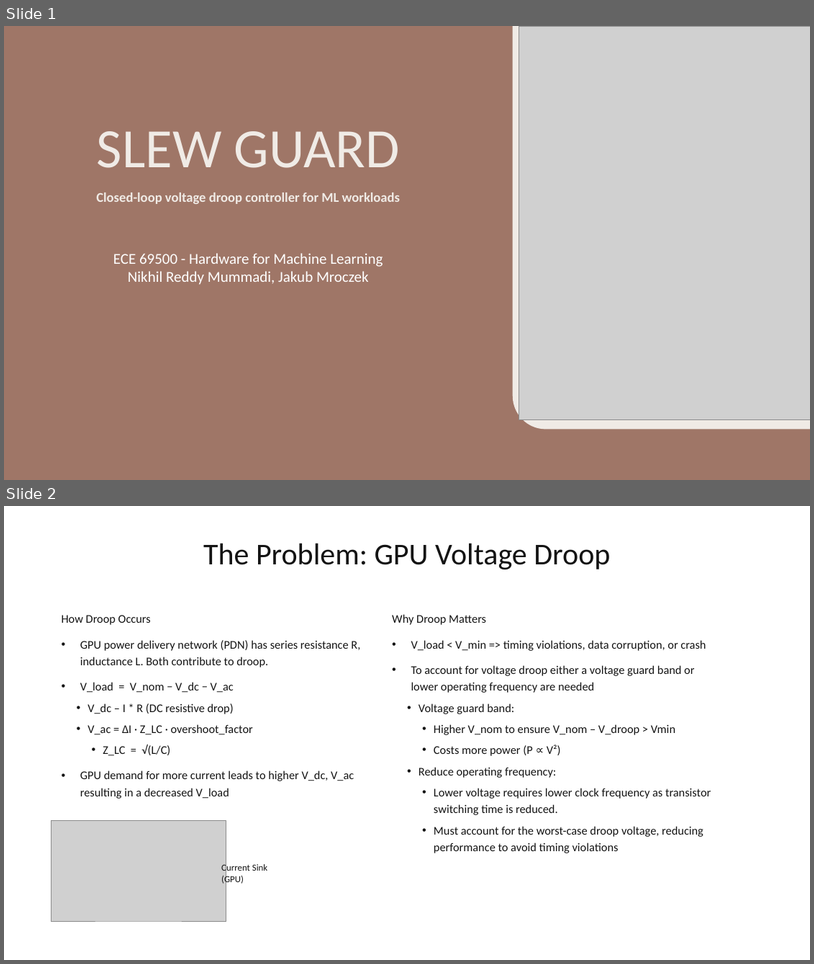
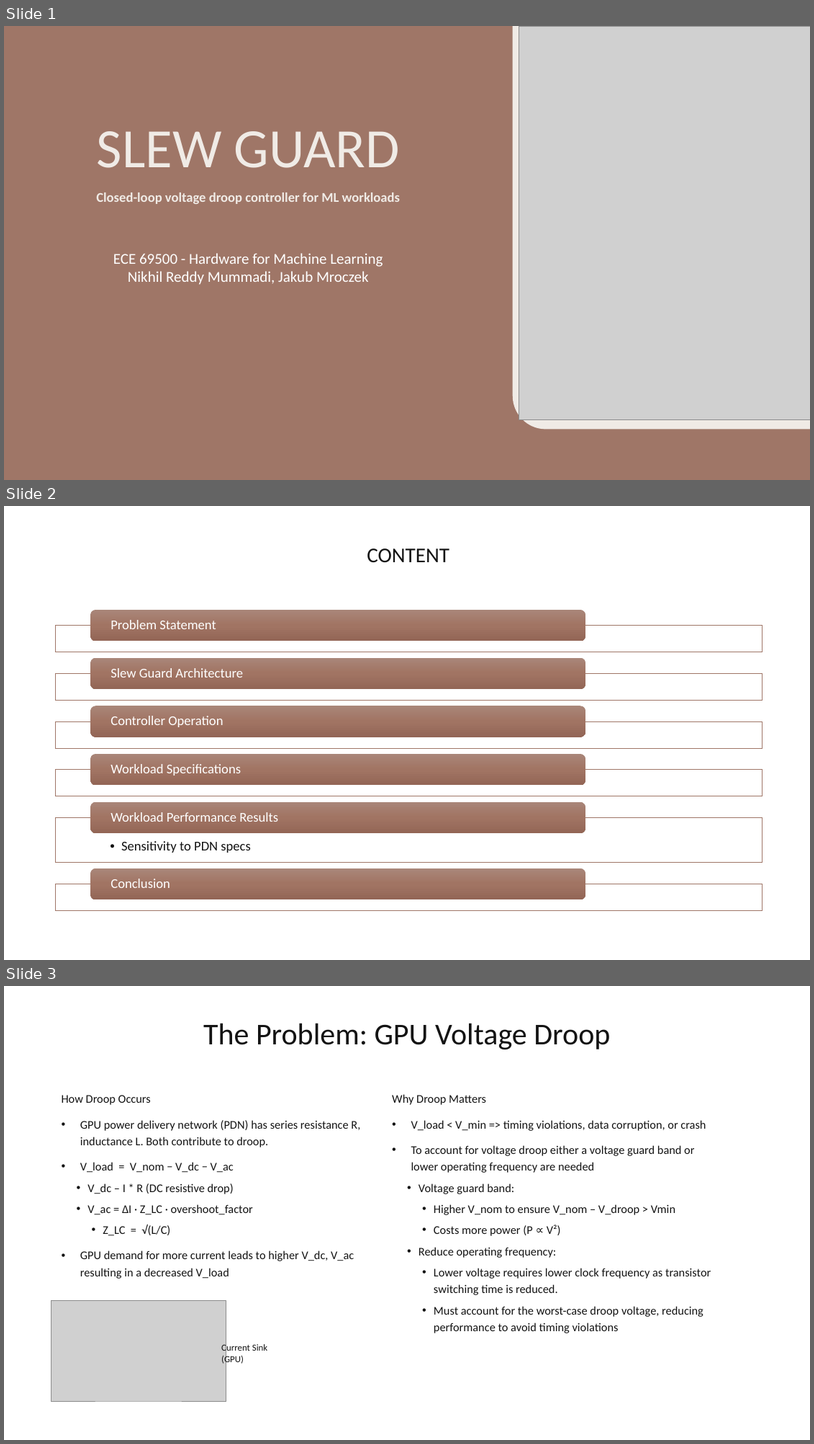
Before and after one commit to Jakub-Mroczek/SlewGuard, a slide deck: SlewGuard.pptx. Shown one above the other, each under a label of ours: slides 1 and 2 before the commit, slides 1, 2 and 3 after it. The pictures are 814x964 and 814x1444 pixels, drawn with LibreOffice and Linux fonts; fonts in the diff are those of the drawing; grey boxes stand for pictures. Boxes give left, top, right and bottom in pixels: in the first picture for what was removed or moved away, otherwise in the second. Text is boxed around its words. In the diff, an @@ line names an element or a change of style, - is before the commit and + after.

```diff
--- a/SlewGuard.pptx
+++ b/SlewGuard.pptx
@@ slide 2 added at box(4, 506, 810, 960), background #FFFFFF @@
@@ title added at box(367, 548, 450, 562), 25 pt, text #131313 @@
+CONTENT
@@ group added at box(55, 610, 763, 910): 7 texts, 6 rectangles, 6 rounded rectangles @@
+Problem Statement
+Slew Guard Architecture
+Controller Operation
+Workload Specifications
+  • Sensitivity to PDN specs
+Workload Performance Results
+Conclusion
@@ what was slide 2 is now slide 3 @@
```
Also in this commit, not shown: 1 slide changed, 6 other slides added, 1 other file.
